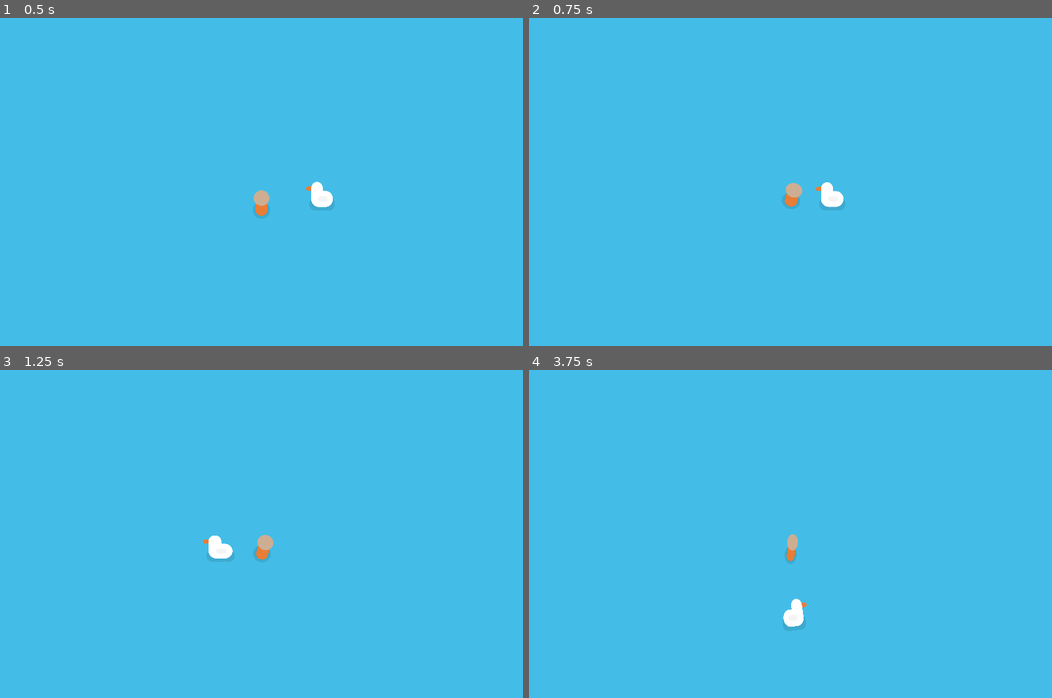
Above: before the commit, frames 1-4 (two rows, left to right).
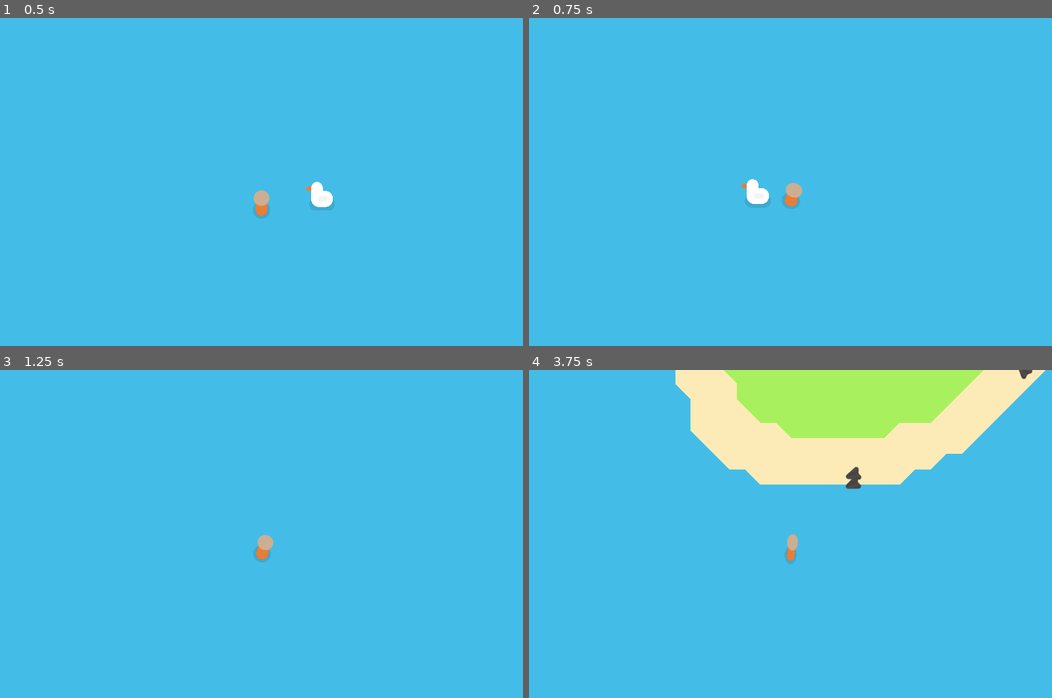
Above: after the commit, the same moments.

Repository: Large-Guy/Archipelinaut
Game: Godot game, scene res://scenes/game.tscn
Two runs of this game, one before a commit and one after it. Both use one fixed random seed, a clock stepped at 60 frames per second and the inputs below.
Inputs (mouse positions are in pixels of both pictures, inside the frame that each line leads up to):
- Up to frame 1 (0.5 s): no input
- Up to frame 2 (0.75 s): move the mouse to (905, 195) at 0.52 s; hold D (move_right) from 0.53 s (still down); click (905, 195) at 0.6 s
- Up to frame 3 (1.25 s): keep holding D (move_right)
- Up to frame 4 (3.75 s): move the mouse to (685, 586) at 1.27 s; release D (move_right) at 1.28 s; hold S (move_down) 1.28-2.03 s; click (685, 586) at 1.35 s; move the mouse to (842, 481) at 2.02 s; hold D (move_right) 2.03-2.78 s; click (842, 481) at 2.1 s; move the mouse to (764, 645) at 2.77 s; hold W (move_up) 2.78-3.53 s; click (764, 645) at 2.85 s; move the mouse to (947, 625) at 3.52 s; hold A (move_left) from 3.53 s (still down); click (947, 625) at 3.6 s

Frame 1 is identical in both runs. In frame 2, 0.5% of the frame differs, in the area x 40-61%, y 49-58%; in frame 3, 0.3%; in frame 4, 19%, in the area x 28-99%, y 0-79%.

Commit message:
Procedural trees, flint

Diff:
--- a/graphics/materials/tree_trunk.tres
+++ b/graphics/materials/tree_trunk.tres
@@ -4,5 +4,5 @@
 
 [resource]
 shader = ExtResource("1_4tsp7")
-shader_parameter/tree_height = -400.0
+shader_parameter/tree_height = 1.0
 shader_parameter/wind = Vector2(20, 0)
--- a/graphics/shaders/foliage.gdshader
+++ b/graphics/shaders/foliage.gdshader
@@ -6,13 +6,13 @@
 
 void vertex() {
 	// Normalized vertex height (assuming the tree height is 1.0)
-	float heightFactor = VERTEX.y / tree_height; // If not normalized, divide by the tree height
+	float heightFactor = -VERTEX.y / tree_height; // If not normalized, divide by the tree height
 
 	// Apply a smooth easing function
 	float bendFactor = pow(heightFactor, 1.5); // Or try pow(heightFactor, 1.25)
 
 	// Modify the vertex position
-	VERTEX += (wind + vec2(sin(TIME * (wind.x * 0.05)) * 10.0,0)) * bendFactor;
+	VERTEX += (wind) * bendFactor;
 
 }
 
--- /dev/null
+++ b/items/flint.tres
@@ -0,0 +1,10 @@
+[gd_resource type="Resource" script_class="Item" load_steps=3 format=3 uid="uid://bpjrqkfa2syqs"]
+
+[ext_resource type="Script" path="res://scripts/item.gd" id="1_wntms"]
+[ext_resource type="Texture2D" uid="uid://dacnb58o0t4xp" path="res://graphics/images/items/flint.png" id="2_vfrqo"]
+
+[resource]
+script = ExtResource("1_wntms")
+item_name = "Flint"
+sprite = ExtResource("2_vfrqo")
+description = ""
--- a/scenes/prefabs/entities/fren.tscn
+++ b/scenes/prefabs/entities/fren.tscn
@@ -129,7 +129,6 @@
 }
 
 [sub_resource type="CircleShape2D" id="CircleShape2D_2xm3v"]
-radius = 20.0
 
 [sub_resource type="AudioStreamRandomizer" id="AudioStreamRandomizer_e4ecu"]
 streams_count = 6
@@ -149,6 +148,7 @@
 y_sort_enabled = true
 motion_mode = 1
 script = ExtResource("1_26p26")
+soft_collision = true
 speed = 600.0
 acceleration = 10.0
 animator = NodePath("Animation")
--- a/scenes/prefabs/entities/player.tscn
+++ b/scenes/prefabs/entities/player.tscn
@@ -127,7 +127,6 @@
 }
 
 [sub_resource type="CircleShape2D" id="CircleShape2D_2xm3v"]
-radius = 20.0
 
 [sub_resource type="AudioStreamRandomizer" id="AudioStreamRandomizer_877xn"]
 streams_count = 6
@@ -143,7 +142,8 @@
 motion_mode = 1
 script = ExtResource("1_txgnq")
 team = 1
-speed = 700.0
+soft_collision = true
+speed = 3500.0
 acceleration = 10.0
 animator = NodePath("Animation")
 animation_walk_speed_scale = 5.0
--- a/scenes/prefabs/worldgen/flint.tscn
+++ b/scenes/prefabs/worldgen/flint.tscn
@@ -1,12 +1,13 @@
-[gd_scene load_steps=9 format=3 uid="uid://bruhiypuxpvwa"]
+[gd_scene load_steps=13 format=3 uid="uid://bruhiypuxpvwa"]
 
-[ext_resource type="Texture2D" uid="uid://dacnb58o0t4xp" path="res://graphics/images/flint.png" id="1_pf4sp"]
+[ext_resource type="Texture2D" uid="uid://dacnb58o0t4xp" path="res://graphics/images/items/flint.png" id="1_pf4sp"]
 [ext_resource type="Script" path="res://scripts/character_controller.gd" id="1_ub8u0"]
 [ext_resource type="AudioStream" uid="uid://b8fhf8kepf0x8" path="res://audio/sfx/footsteps/Concrete-01.ogg" id="3_tx6bj"]
 [ext_resource type="AudioStream" uid="uid://b5er103wv8tos" path="res://audio/sfx/footsteps/Concrete-02.ogg" id="4_dxcn8"]
 [ext_resource type="AudioStream" uid="uid://cp73i8sqspb32" path="res://audio/sfx/footsteps/Concrete-03.ogg" id="5_tswc0"]
 [ext_resource type="AudioStream" uid="uid://cattrup2aabt" path="res://audio/sfx/footsteps/Concrete-04.ogg" id="6_vp6l2"]
 [ext_resource type="AudioStream" uid="uid://dt2i01uivsae8" path="res://audio/sfx/footsteps/Concrete-05.ogg" id="7_5ioe5"]
+[ext_resource type="Script" path="res://scripts/animation_signal_utils.gd" id="8_uwssq"]
 
 [sub_resource type="AudioStreamRandomizer" id="AudioStreamRandomizer_kbkoi"]
 random_pitch = 1.2
@@ -17,14 +18,62 @@
 stream_3/stream = ExtResource("6_vp6l2")
 stream_4/stream = ExtResource("7_5ioe5")
 
+[sub_resource type="Animation" id="Animation_4mj1y"]
+length = 0.001
+tracks/0/type = "value"
+tracks/0/imported = false
+tracks/0/enabled = true
+tracks/0/path = NodePath("Sprite2D:rotation")
+tracks/0/interp = 1
+tracks/0/loop_wrap = true
+tracks/0/keys = {
+"times": PackedFloat32Array(0),
+"transitions": PackedFloat32Array(1),
+"update": 0,
+"values": [0.0]
+}
+
+[sub_resource type="Animation" id="Animation_wg40q"]
+resource_name = "Hit"
+length = 1.5
+tracks/0/type = "value"
+tracks/0/imported = false
+tracks/0/enabled = true
+tracks/0/path = NodePath("Sprite2D:rotation")
+tracks/0/interp = 1
+tracks/0/loop_wrap = true
+tracks/0/keys = {
+"times": PackedFloat32Array(0, 0.2, 0.5, 0.866667, 1.46667),
+"transitions": PackedFloat32Array(0.133972, 0.329877, 0.615572, 0.435275, 1),
+"update": 0,
+"values": [0.698132, -0.349066, 0.174533, -0.0872665, 0.0]
+}
+
+[sub_resource type="AnimationLibrary" id="AnimationLibrary_s51g8"]
+_data = {
+"Hit": SubResource("Animation_wg40q"),
+"RESET": SubResource("Animation_4mj1y")
+}
+
 [node name="Flint" type="CharacterBody2D"]
+z_index = -10
 script = ExtResource("1_ub8u0")
+is_static = true
 health = 3
 
 [node name="Sprite2D" type="Sprite2D" parent="."]
+scale = Vector2(2, 2)
 texture = ExtResource("1_pf4sp")
 
 [node name="OnHit" type="AudioStreamPlayer2D" parent="."]
 stream = SubResource("AudioStreamRandomizer_kbkoi")
 
+[node name="AnimationPlayer" type="AnimationPlayer" parent="."]
+libraries = {
+"": SubResource("AnimationLibrary_s51g8")
+}
+autoplay = "RESET"
+script = ExtResource("8_uwssq")
+
 [connection signal="on_damage_no_args" from="." to="OnHit" method="play"]
+[connection signal="on_damage_no_args" from="." to="AnimationPlayer" method="play_one_shot" binds= ["Hit"]]
--- a/scenes/prefabs/worldgen/palm_tree_leaf.tscn
+++ b/scenes/prefabs/worldgen/palm_tree_leaf.tscn
@@ -1,6 +1,5 @@
-[gd_scene load_steps=5 format=3 uid="uid://gpvgf6mlv5om"]
+[gd_scene load_steps=4 format=3 uid="uid://gpvgf6mlv5om"]
 
-[ext_resource type="Material" uid="uid://chldijeer2avy" path="res://graphics/materials/tree_trunk.tres" id="1_l2rnd"]
 [ext_resource type="Script" path="res://scripts/stem.gd" id="1_vnxoc"]
 
 [sub_resource type="Curve" id="Curve_fr46h"]
@@ -11,7 +10,7 @@
 colors = PackedColorArray(0.251, 0.627, 0.376, 1, 0.478431, 0.701961, 0.4, 1)
 
 [node name="Leaf" type="Line2D"]
-material = ExtResource("1_l2rnd")
+z_index = 1
 position = Vector2(438, 295)
 points = PackedVector2Array(0, 0, 100, 0, 200, 0)
 width = 32.0
@@ -20,8 +19,9 @@
 begin_cap_mode = 2
 end_cap_mode = 2
 script = ExtResource("1_vnxoc")
-growth_direction = Vector2(1, 0)
-growth_direction_variation = 180.0
+growth_direction = Vector2(0, -1)
+growth_direction_variation = 20.0
 length = 150.0
-length_variation = 50.0
-gravity = Vector2(0, 80)
+length_variation = 33.0
+gravity = Vector2(0, 150)
+stiffness = 1.0
--- a/scenes/prefabs/worldgen/tree.tscn
+++ b/scenes/prefabs/worldgen/tree.tscn
@@ -6,9 +6,9 @@
 [ext_resource type="AudioStream" uid="uid://c3nlck1xv5ha5" path="res://audio/sfx/footsteps/Wood-03.ogg" id="4_34jrt"]
 [ext_resource type="AudioStream" uid="uid://t8s13m0yxhqx" path="res://audio/sfx/footsteps/Wood-04.ogg" id="5_bqq5w"]
 [ext_resource type="AudioStream" uid="uid://cl1djtqgww1we" path="res://audio/sfx/footsteps/Wood-05.ogg" id="6_5axww"]
-[ext_resource type="Material" uid="uid://chldijeer2avy" path="res://graphics/materials/tree_trunk.tres" id="7_wuget"]
 [ext_resource type="Script" path="res://scripts/stem.gd" id="8_1fp1v"]
 [ext_resource type="PackedScene" uid="uid://gpvgf6mlv5om" path="res://scenes/prefabs/worldgen/palm_tree_leaf.tscn" id="9_cvbuw"]
+[ext_resource type="Texture2D" uid="uid://dximly534w0r1" path="res://graphics/images/shadow.png" id="10_sfm2j"]
 
 [sub_resource type="AudioStreamRandomizer" id="AudioStreamRandomizer_7ptwa"]
 random_pitch = 1.2
@@ -22,17 +22,19 @@
 [sub_resource type="Gradient" id="Gradient_dgcii"]
 colors = PackedColorArray(0.686848, 0.288982, 0.329663, 1, 0.787914, 0.512392, 0.341733, 1)
 
+[sub_resource type="CircleShape2D" id="CircleShape2D_g110r"]
+radius = 15.0
+
 [node name="Tree" type="CharacterBody2D"]
-z_as_relative = false
 y_sort_enabled = true
 script = ExtResource("1_jt62e")
+is_static = true
 health = 7
 
 [node name="OnHit" type="AudioStreamPlayer2D" parent="."]
 stream = SubResource("AudioStreamRandomizer_7ptwa")
 
 [node name="Trunk" type="Line2D" parent="."]
-material = ExtResource("7_wuget")
 width = 32.0
 gradient = SubResource("Gradient_dgcii")
 joint_mode = 2
@@ -42,8 +44,18 @@
 growth_direction = Vector2(0, -1)
 growth_direction_variation = 15.0
 gravity = Vector2(0, 90)
-leaf_count = 7
-leaf_count_variation = 2
-leaves = ExtResource("9_cvbuw")
+leaf_count = 5
+leaf_count_variation = 1
+leaf = ExtResource("9_cvbuw")
+
+[node name="Collider" type="CollisionShape2D" parent="."]
+shape = SubResource("CircleShape2D_g110r")
+
+[node name="Sprite2D" type="Sprite2D" parent="."]
+y_sort_enabled = true
+scale = Vector2(1, 0.4)
+texture = ExtResource("10_sfm2j")
 
 [connection signal="on_damage_no_args" from="." to="OnHit" method="play"]
+[connection signal="on_damage_no_args" from="." to="Trunk" method="_apply_random_force" binds= [50.0]]
+[connection signal="on_death_no_args" from="." to="." method="destroy_self"]
--- /dev/null
+++ b/scripts/animation_signal_utils.gd
@@ -0,0 +1,5 @@
+extends AnimationPlayer
+
+func play_one_shot(animation: String):
+	stop(false)
+	play(animation)
--- a/scripts/character_controller.gd
+++ b/scripts/character_controller.gd
@@ -3,9 +3,11 @@
 @export_group("Configuration")
 
 @export var team: Globals.Team
+@export var soft_collision: bool = false
 
 @export_group("Movement")
 
+@export var is_static: bool = false
 @export var speed: float
 @export var acceleration: float
 
@@ -30,6 +32,8 @@
 
 var _move_input: Vector2 = Vector2.ZERO
 
+var force: Vector2
+
 var target: CharacterBody2D = null
 
 var last_move_dir: Vector2
@@ -41,6 +45,9 @@
 func move(m: Vector2):
 	_move_input = m.normalized()
 	last_move_dir = m.normalized()
+
+func add_force(f: Vector2):
+	force += f
 
 func damage(from: CharacterBody2D, amount: int):
 	if(health <= 0):
@@ -81,7 +88,32 @@
 
 	_move_input = Vector2.ZERO
 
-	move_and_slide()
+	for entity in Globals.entities:
+		if entity != self and entity != null:
+
+			var has_collider: bool = false
+			for child in entity.get_children():
+				if child is CollisionShape2D:
+					has_collider = true
+
+			if entity.soft_collision:
+				has_collider = true
+
+			if has_collider and entity.global_position.distance_to(global_position) < 64:
+				add_force(global_position.direction_to(entity.global_position) * -90)
+
+	velocity += force
+
+	force = Vector2.ZERO
+
+	if is_static:
+		velocity = Vector2.ZERO
+	else:
+		move_and_slide()
+
+func destroy_self(time: float):
+	await get_tree().create_timer(time).timeout
+	queue_free()
 
 func _process(delta: float) -> void:
 	var mouse = get_global_mouse_position()
--- /dev/null
+++ b/scripts/item.gd
@@ -0,0 +1,6 @@
+extends Resource
+class_name Item
+
+@export var item_name: String
+@export var sprite: Texture2D
+@export_multiline var description: String
--- a/scripts/stem.gd
+++ b/scripts/stem.gd
@@ -1,8 +1,8 @@
 extends Line2D
 
-@export var spawn_point: Vector2
 @export var growth_direction: Vector2
 @export var growth_direction_variation: float
+@export var growth_rotation: float = 0
 @export var length: float = 400
 @export var length_variation: float = 100
 @export var segments: int = 32
@@ -11,34 +11,76 @@
 @export_group("Leaves")
 @export var leaf_count: int = 0
 @export var leaf_count_variation: int = 0
-@export var leaves: PackedScene
+@export var leaf: PackedScene
+
+@export_group("Physics")
+@export var stiffness: float = 1.2
+
+var velocity: Vector2
+var restore_velocity: Vector2
+
+var leaves: Array[Line2D]
 
 # Called when the node enters the scene tree for the first time.
 func _ready() -> void:
 	await get_tree().process_frame
-	clear_points()
 
-	growth_direction = growth_direction.rotated(deg_to_rad(randf_range(-growth_direction_variation,growth_direction_variation)))
+	growth_direction = growth_direction.rotated(deg_to_rad(growth_rotation) + deg_to_rad(randf_range(-growth_direction_variation,growth_direction_variation)))
 	length += randf_range(-length_variation,length_variation)
 	leaf_count += randf_range(-leaf_count_variation,leaf_count_variation)
+
+	_generate()
+
+	if leaf != null and leaf_count > 0:
+		var spawn_point = points[-1]
+
+		for c in range(leaf_count):
+			var l = leaf.instantiate()
+			var perc = float(c)/float(leaf_count)
+			l.growth_rotation = perc * 360
+			add_child(l)
+			l.global_position = spawn_point + global_position
+			leaves.append(l)
+
+func _generate():
+	clear_points()
 
 	for i in range(segments):
 		var perc = float(i)/float(segments)
 
 		var l = length * perc
 
-		add_point(spawn_point + growth_direction * l + gravity * (perc * perc))
+		var point: Vector2 = growth_direction * l + gravity * (perc * perc)
 
-	if leaves != null and leaf_count > 0:
-		var spawn_point = points[-1]
+		var heightFactor = -point.y / (length/2)
 
-		for c in range(leaf_count):
-			var leaf = leaves.instantiate()
-			add_child(leaf)
-			leaf.global_position = global_position
-			leaf.spawn_point = spawn_point
+		var bendFactor = pow(heightFactor, 1.5)
 
+		if is_nan(bendFactor):
+			bendFactor = 0
+
+		add_point(point + (velocity * bendFactor))
+
+	for leaf in leaves:
+		leaf.position = points[-1]
+
+func _apply_random_force(amplitude: float):
+	var force: Vector2 = Vector2(randf_range(-amplitude,amplitude),randf_range(-amplitude,amplitude))
+	_apply_force(force)
+	for c in get_children():
+		if c is Line2D and "_apply_force" in c:
+			c._apply_force(-force)
+			#c._apply_random_force(amplitude)
+
+func _apply_force(force: Vector2):
+	restore_velocity += force
+	for c in get_children():
+		if c is Line2D and "_apply_force" in c:
+			c._apply_force(force)
 
 # Called every frame. 'delta' is the elapsed time since the previous frame.
-func _process(delta: float) -> void:
-	pass
+func _physics_process(delta: float) -> void:
+	velocity += restore_velocity * 0.6
+	velocity *= 0.9
+	restore_velocity += velocity.direction_to(Vector2.ZERO) * (pow(velocity.distance_to(Vector2.ZERO),stiffness) * delta)
+	_generate()
--- a/world/objects/flint.tres
+++ b/world/objects/flint.tres
@@ -5,7 +5,7 @@
 
 [resource]
 script = ExtResource("2_i81ro")
-object_name = "Palm tree"
+object_name = "Flint"
 spawn_frequency = 0.015
 spawn_altitude_min = 0.77
 spawn_altitude_max = 0.8
Binary file removed: graphics/images/flint.png
Binary file added: graphics/images/items/flint.png
Not shown, changed: graphics/images/items/flint.png.import
Not shown: 1 places in scenes/prefabs/worldgen/tree.tscn that only renumber resources
